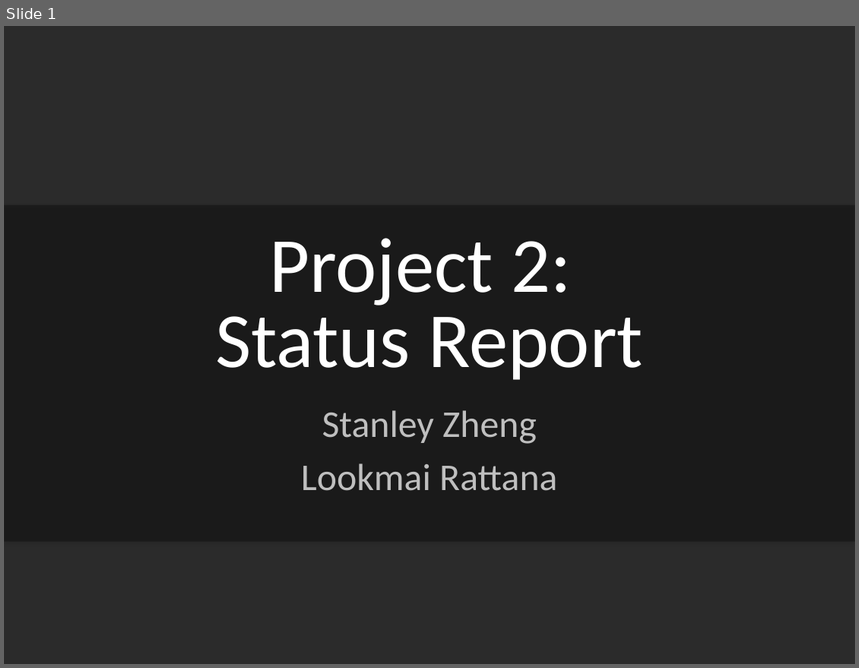
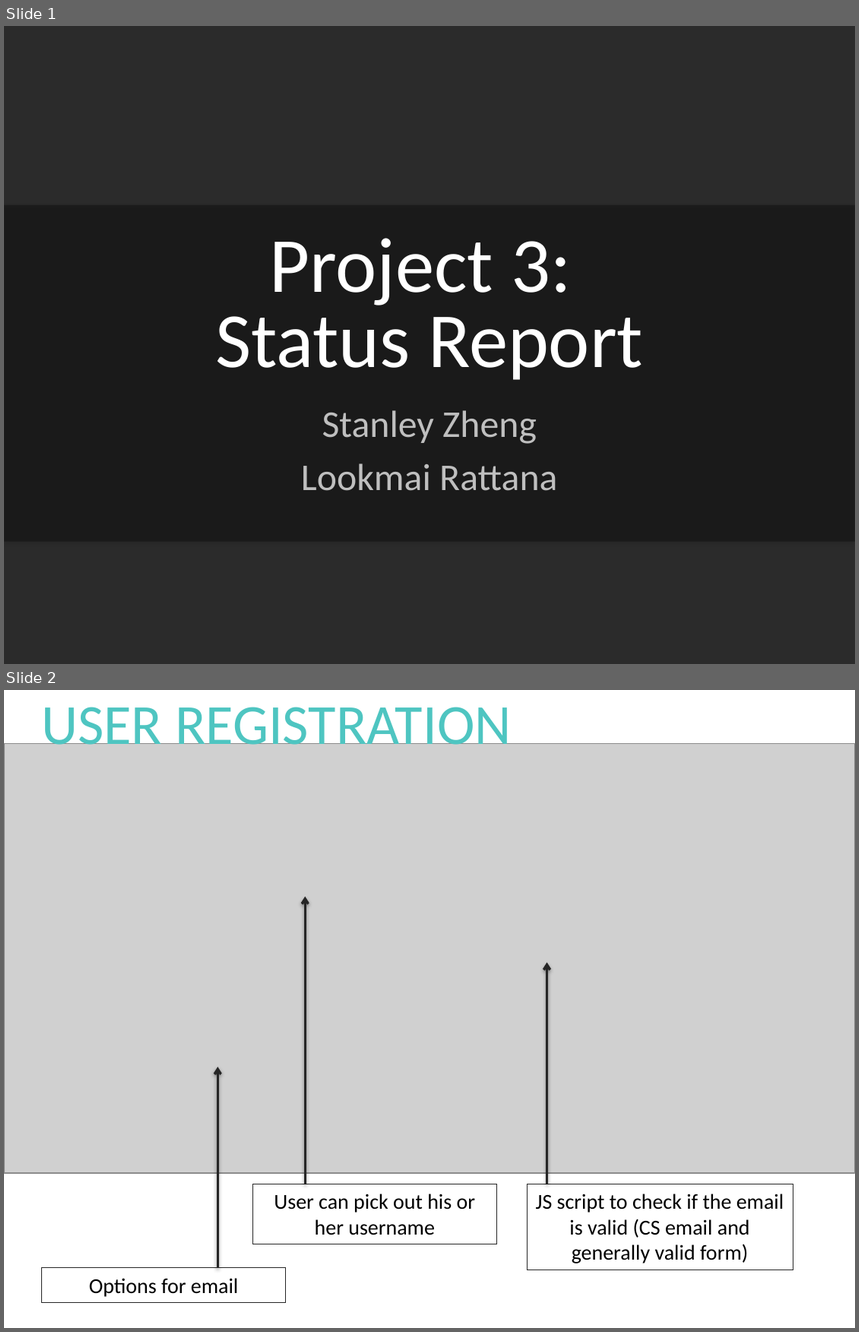
Before and after one commit to 0111001101111010/CS418-S14, a slide deck: cs418presentation2.pptx. Shown one above the other, each under a label of ours: slide 1 before the commit, slides 1 and 2 after it. The pictures are 859x668 and 859x1332 pixels, drawn with LibreOffice and Linux fonts; fonts in the diff are those of the drawing; grey boxes stand for pictures; background and template pictures are left out; a plain dark background stands for a picture behind light text. Boxes give left, top, right and bottom in pixels: in the first picture for what was removed or moved away, otherwise in the second. Text is boxed around its words. In the diff, an @@ line names an element or a change of style, - is before the commit and + after.

Commit message:
proj3 status report stuff

```diff
--- a/cs418presentation2.pptx
+++ b/cs418presentation2.pptx
@@ slide 2 added at <box>4,690,855,1328</box>, background #FFFFFF @@
@@ title added at <box>41,707,512,757</box>, 48 pt, text #4EC5C1 @@
+USER REGISTRATION
@@ picture added at <box>4,744,855,1173</box> @@
@@ arrow added from (305, 1184) to (305, 897), #262626 2 pt @@
@@ arrow added from (547, 1184) to (547, 962), #262626 2 pt @@
@@ arrow added from (218, 1268) to (218, 1067), #262626 2 pt @@
@@ rectangle added at <box>253,1184,496,1244</box>, outline #262626 0.75 pt, 18 pt, text #000000 @@
+User can pick out his or her username
@@ rectangle added at <box>528,1184,793,1270</box>, outline #262626 0.75 pt, 18 pt, text #000000 @@
+JS script to check if the email is valid (CS email and generally valid form)
@@ rectangle added at <box>41,1268,286,1302</box>, outline #262626 0.75 pt, 18 pt, text #000000 @@
+Options for email
@@ slide 1 changed as well @@
@@ title at <box>215,238,643,380</box>: text changed @@
-Project 2:
-Status Report
+Project 3:
+Status Report
```
Also in this commit, not shown: 5 other slides added, 6 slides removed, 4 other files.
